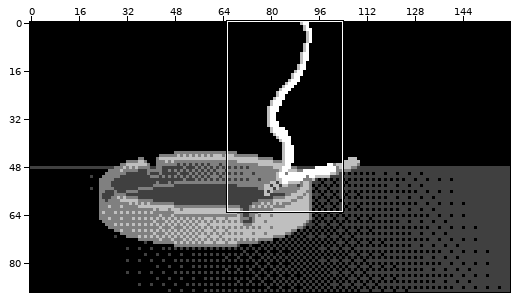
Two versions of one pixel-art file, Aseprite-Art/EndScene.aseprite. Above, an overview of the earlier version with the close-up marked.
Close-up. As it was:
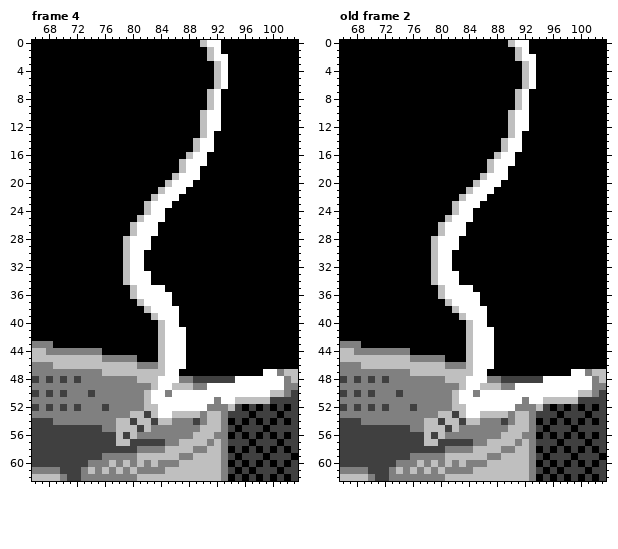
160x90 pixels, 4 frames. Shown: frame 4: x 66..103, y 0..62; old frame 2: x 66..103, y 0..62. The commit also changed other frames or places, which this record leaves out.
After:
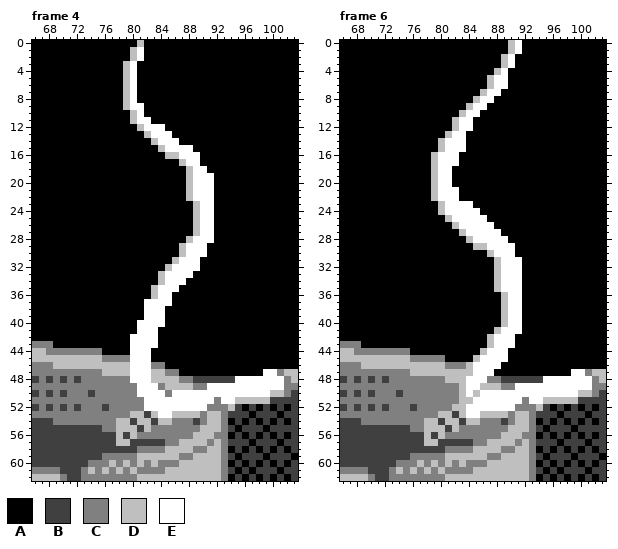
Palette (. is transparent): A #000000  B #404040  C #808080  D #bfbfbf  E #ffffff
A new or re-ordered frame is compared with the old frame closest to it.
Change:
frames 4 -> 6
--- frame 4, layer "Layer 3"
@@ x 77..95 @@
- 0 AAAAAAAAAAAAADEEAAA
- 1 AAAAAAAAAAAAAADEAAA
- 2 AAAAAAAAAAAAAADEEAA
- 3 AAAAAAAAAAAAAAADEAA
- 4 AAAAAAAAAAAAAAADEAA
- 5 AAAAAAAAAAAAAAADEAA
- 6 AAAAAAAAAAAAAAADEAA
- 7 AAAAAAAAAAAAAADEAAA
- 8 AAAAAAAAAAAAAADEAAA
- 9 AAAAAAAAAAAAAADEAAA
-10 AAAAAAAAAAAAADEEAAA
-11 AAAAAAAAAAAAADEEAAA
-12 AAAAAAAAAAAAADEEAAA
-13 AAAAAAAAAAAAADEAAAA
-14 AAAAAAAAAAAADEEAAAA
-15 AAAAAAAAAAAADEEAAAA
-16 AAAAAAAAAAADEEAAAAA
-17 AAAAAAAAAADEEEAAAAA
-18 AAAAAAAAAADEEAAAAAA
-19 AAAAAAAAADEEEAAAAAA
-20 AAAAAAAADEEEAAAAAAA
-21 AAAAAAADEEEAAAAAAAA
-22 AAAAAADEEEAAAAAAAAA
-23 AAAAADEEEAAAAAAAAAA
-24 AAAAADEEAAAAAAAAAAA
-25 AAAADEEEAAAAAAAAAAA
-26 AAADEEEAAAAAAAAAAAA
-27 AAADEEEAAAAAAAAAAAA
-28 AADEEEAAAAAAAAAAAAA
-29 AADEEEAAAAAAAAAAAAA
-30 AADEEAAAAAAAAAAAAAA
-31 AADEEAAAAAAAAAAAAAA
-32 AADEEAAAAAAAAAAAAAA
-33 AADEEEAAAAAAAAAAAAA
-34 AADEEEAAAAAAAAAAAAA
-35 AAADEEEEAAAAAAAAAAA
-36 AAADEEEEEAAAAAAAAAA
-37 AAAADEEEEAAAAAAAAAA
-38 AAAAADEEEEAAAAAAAAA
-39 AAAAAADEEEAAAAAAAAA
-40 AAAAAAADEEAAAAAAAAA
-41 AAAAAAADEEEAAAAAAAA
-42 AAAAAAADEEEAAAAAAAA
-43 AAAAAAADEEEAAAAAAAA
-44 AAAAAAADEEEAAAAAAAA
-45 CCCCAAADEEEAAAAAAAA
-46 DDDDCCCDEEEAAAAAAAA
-47 DDDDDDDDEEAAAAAAAAA
-48 CCCCDDDEEECCBBBBBBE
-49 CCCCCCDEEDDDCCEEEEE
-50 CCCCCDEECEEEEEEEEEE
-51 CCCCCDEEEEEEEEECEED
-52 CCCCCDDEEEEEEECCCDB
+ 0 AAAADAAAAAAAAAAAAAA
+ 1 AAADEAAAAAAAAAAAAAA
+ 2 AAADEAAAAAAAAAAAAAA
+ 3 AADEAAAAAAAAAAAAAAA
+ 4 AADEAAAAAAAAAAAAAAA
+ 5 AADEAAAAAAAAAAAAAAA
+ 6 AADEAAAAAAAAAAAAAAA
+ 7 AADEAAAAAAAAAAAAAAA
+ 8 AADEAAAAAAAAAAAAAAA
+ 9 AADEEAAAAAAAAAAAAAA
+10 AAADEAAAAAAAAAAAAAA
+11 AAADEEAAAAAAAAAAAAA
+12 AAAADEEEAAAAAAAAAAA
+13 AAAAADEEEAAAAAAAAAA
+14 AAAAAADEEEAAAAAAAAA
+15 AAAAAAADEEEEAAAAAAA
+16 AAAAAAAADDEEEAAAAAA
+17 AAAAAAAAAADEEAAAAAA
+18 AAAAAAAAAAADEEAAAAA
+19 AAAAAAAAAAADEEEAAAA
+20 AAAAAAAAAAADEEEAAAA
+21 AAAAAAAAAAADEEEAAAA
+22 AAAAAAAAAAADEEEAAAA
+23 AAAAAAAAAAAADEEAAAA
+24 AAAAAAAAAAAADEEAAAA
+25 AAAAAAAAAAAADEEAAAA
+26 AAAAAAAAAAAADEEAAAA
+27 AAAAAAAAAAAADEEAAAA
+28 AAAAAAAAAAADEEEAAAA
+29 AAAAAAAAAADEEEAAAAA
+30 AAAAAAAAAADEEEAAAAA
+31 AAAAAAAAADEEEAAAAAA
+32 AAAAAAAADEEEEAAAAAA
+33 AAAAAAADEEEEAAAAAAA
+34 AAAAAAADEEEAAAAAAAA
+35 AAAAAADEEEAAAAAAAAA
+36 AAAAAADEEAAAAAAAAAA
+37 AAAAAEEEEAAAAAAAAAA
+38 AAAAAEEEAAAAAAAAAAA
+39 AAAAAEEEAAAAAAAAAAA
+40 AAAAEEEEAAAAAAAAAAA
+41 AAAAEEEAAAAAAAAAAAA
+42 AAAEEEEAAAAAAAAAAAA
+43 AAAEEEEAAAAAAAAAAAA
+44 AAAEEEAAAAAAAAAAAAA
+45 CCCEEEAAAAAAAAAAAAA
+46 DDDEEECCAAAAAAAAAAA
+47 DDDEEEDDCCAAAAAAAAA
+48 CCCEEEDDDDCCBBBBBBE
+49 CCCCEEECDDDDCCEEEEE
+50 CCCCEEEECEEEEEEEEEE
+51 CCCCCEEEEEEEEEECEED
+52 CCCCCEEEEEEEEECCCDB
 53 CCCDDBDEEDDDDCDDCBB
--- frame 6 is new; against old frame 2, layer "Layer 3"
@@ x 77..95 @@
- 0 AAAAAAAAAAAAADEEAAA
- 1 AAAAAAAAAAAAAADEAAA
- 2 AAAAAAAAAAAAAADEEAA
- 3 AAAAAAAAAAAAAAADEAA
- 4 AAAAAAAAAAAAAAADEAA
- 5 AAAAAAAAAAAAAAADEAA
- 6 AAAAAAAAAAAAAAADEAA
- 7 AAAAAAAAAAAAAADEAAA
- 8 AAAAAAAAAAAAAADEAAA
- 9 AAAAAAAAAAAAAADEAAA
-10 AAAAAAAAAAAAADEEAAA
-11 AAAAAAAAAAAAADEEAAA
-12 AAAAAAAAAAAAADEEAAA
-13 AAAAAAAAAAAAADEAAAA
-14 AAAAAAAAAAAADEEAAAA
-15 AAAAAAAAAAAADEEAAAA
-16 AAAAAAAAAAADEEAAAAA
-17 AAAAAAAAAADEEEAAAAA
-18 AAAAAAAAAADEEAAAAAA
-19 AAAAAAAAADEEEAAAAAA
-20 AAAAAAAADEEEAAAAAAA
-21 AAAAAAADEEEAAAAAAAA
-22 AAAAAADEEEAAAAAAAAA
-23 AAAAADEEEAAAAAAAAAA
-24 AAAAADEEAAAAAAAAAAA
-25 AAAADEEEAAAAAAAAAAA
-26 AAADEEEAAAAAAAAAAAA
-27 AAADEEEAAAAAAAAAAAA
-28 AADEEEAAAAAAAAAAAAA
-29 AADEEEAAAAAAAAAAAAA
-30 AADEEAAAAAAAAAAAAAA
-31 AADEEAAAAAAAAAAAAAA
-32 AADEEAAAAAAAAAAAAAA
-33 AADEEEAAAAAAAAAAAAA
-34 AADEEEAAAAAAAAAAAAA
-35 AAADEEEEAAAAAAAAAAA
-36 AAADEEEEEAAAAAAAAAA
-37 AAAADEEEEAAAAAAAAAA
-38 AAAAADEEEEAAAAAAAAA
-39 AAAAAADEEEAAAAAAAAA
-40 AAAAAAADEEAAAAAAAAA
-41 AAAAAAADEEEAAAAAAAA
-42 AAAAAAADEEEAAAAAAAA
-43 AAAAAAADEEEAAAAAAAA
-44 AAAAAAADEEEAAAAAAAA
-45 CCCCAAADEEEAAAAAAAA
-46 DDDDCCCDEEEAAAAAAAA
-47 DDDDDDDDEEAAAAAAAAA
+ 0 AAAAAAAAAAAAADEAAAA
+ 1 AAAAAAAAAAAAADEAAAA
+ 2 AAAAAAAAAAAADEAAAAA
+ 3 AAAAAAAAAAAADEAAAAA
+ 4 AAAAAAAAAAADEAAAAAA
+ 5 AAAAAAAAAADEEAAAAAA
+ 6 AAAAAAAAAADEEAAAAAA
+ 7 AAAAAAAAADEEAAAAAAA
+ 8 AAAAAAAADEEAAAAAAAA
+ 9 AAAAAAADEEAAAAAAAAA
+10 AAAAAADEEAAAAAAAAAA
+11 AAAAADEEAAAAAAAAAAA
+12 AAAAADEEAAAAAAAAAAA
+13 AAAADEEAAAAAAAAAAAA
+14 AAADEEEAAAAAAAAAAAA
+15 AAADEEEAAAAAAAAAAAA
+16 AADEEEAAAAAAAAAAAAA
+17 AADEEEAAAAAAAAAAAAA
+18 AADEEAAAAAAAAAAAAAA
+19 AADEEAAAAAAAAAAAAAA
+20 AADEEAAAAAAAAAAAAAA
+21 AADEEEAAAAAAAAAAAAA
+22 AADEEEAAAAAAAAAAAAA
+23 AAADEEEEAAAAAAAAAAA
+24 AAADEEEEEAAAAAAAAAA
+25 AAAADEEEEEAAAAAAAAA
+26 AAAAADEEEEEAAAAAAAA
+27 AAAAAADEEEEEAAAAAAA
+28 AAAAAAADEEEEEAAAAAA
+29 AAAAAAAADDEEEEAAAAA
+30 AAAAAAAAAADEEEAAAAA
+31 AAAAAAAAAAADEEEAAAA
+32 AAAAAAAAAAADEEEAAAA
+33 AAAAAAAAAAADEEEAAAA
+34 AAAAAAAAAAADEEEAAAA
+35 AAAAAAAAAAADEEEAAAA
+36 AAAAAAAAAAAADEEAAAA
+37 AAAAAAAAAAAADEEAAAA
+38 AAAAAAAAAAAADEEAAAA
+39 AAAAAAAAAAAADEEAAAA
+40 AAAAAAAAAAAADEEAAAA
+41 AAAAAAAAAAADEEEAAAA
+42 AAAAAAAAAADEEEAAAAA
+43 AAAAAAAAAADEEEAAAAA
+44 AAAAAAAAADEEEAAAAAA
+45 CCCCAAAADEEEEAAAAAA
+46 DDDDCCCDEEEEAAAAAAA
+47 DDDDDDDDEEEAAAAAAAA
 48 CCCCDDDEEECCBBBBBBE
 49 CCCCCCDEEDDDCCEEEEE
-50 CCCCCDEECEEEEEEEEEE
-51 CCCCCDEEEEEEEEECEED
+50 CCCCCCDEDEEEEEEEEEE
+51 CCCCCCDDEEEEEEECEED
 52 CCCCCDDEEEEEEECCCDB
